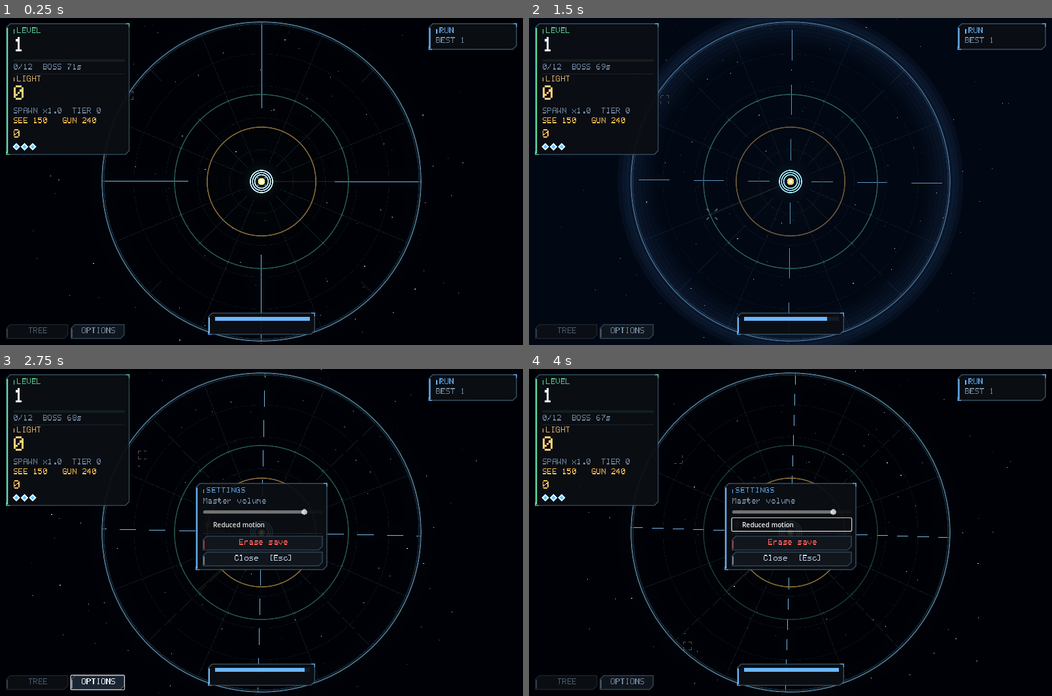
Above: before the commit, frames 1-4 (two rows, left to right).
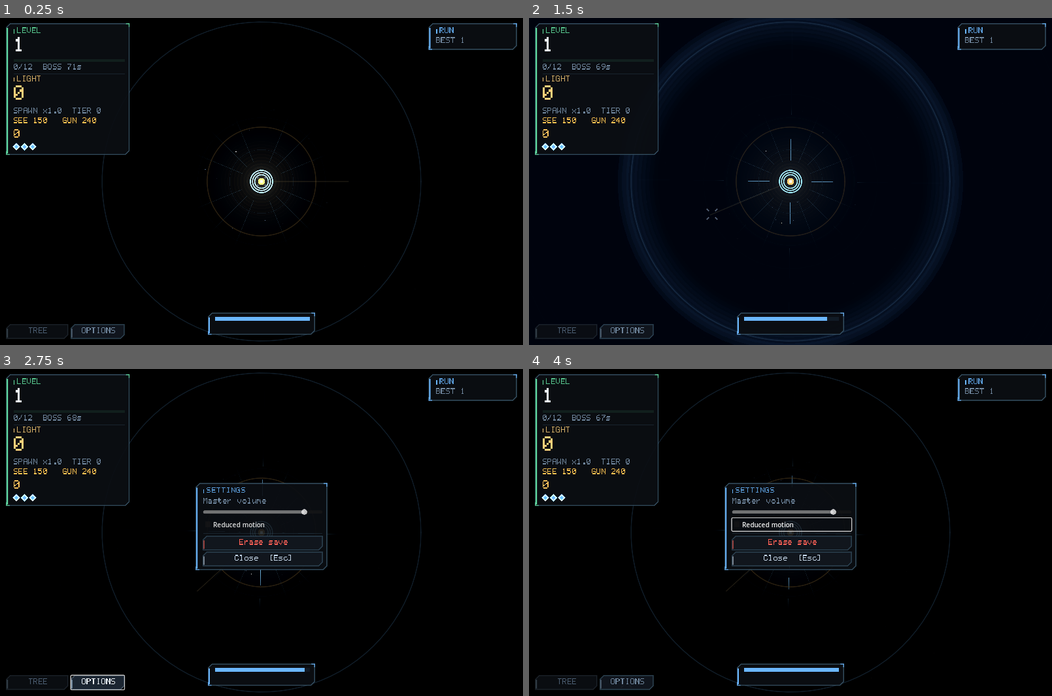
Above: after the commit, the same moments.

Repository: joseph-bergin/bloom
Game: Godot game, scene res://scenes/Main.tscn
Two runs of this game, one before a commit and one after it. Both use one fixed random seed, a clock stepped at 60 frames per second and the inputs below.
Inputs (mouse positions are in pixels of both pictures, inside the frame that each line leads up to):
- Up to frame 1 (0.25 s): no input
- Up to frame 2 (1.5 s): tap Enter at 0.5 s; move the mouse to (905, 165) at 0.52 s; hold Space (douse) 0.53-1.25 s; click (905, 165) at 0.67 s; drag from (685, 197) to (764, 246) at 1.27 s
- Up to frame 3 (2.75 s): click "OPTIONS" at 2 s
- Up to frame 4 (4 s): click "Reduced motion" at 2.75 s; click "Reduced motion" at 3.5 s

The runs differ from the first frame. In frame 1, 2.7% of the frame differs, in the area x 6-89%, y 1-100%; in frame 2, 2.3%; in frame 3, 2.5%; in frame 4, 2.5%.

Commit message:
Real darkness, and hiding blinds you
Drawing unseen contacts as hollow outlines was the wrong call: it only
relabelled the information. The player still knew exactly where everything
was, so the dark cost them nothing and the sight system had no teeth.

There is now actual darkness. A shader lays it over the field with a
feathered hole where the light reaches, and contacts outside are not drawn
at all. The lit area is a warm pool with real falloff rather than a ring
with a boundary, so light reads as something the bloom casts.

Two things stay visible above the darkness. The arena boundary and its four
cardinals, because blacking out enemy positions is the point and blacking
out the walls is just disorienting — they say where you are, never what is
coming. And the boss, which carries its own glow; losing track of the thing
the level is about would read as a bug.

Hiding pulls sight in to 40% on top of the luminance it already cuts, so
being safe and being blind are the same act. Douse used to cost income and
nothing else.

Co-Authored-By: Claude Opus 5 <noreply@anthropic.com>

Diff:
--- a/autoload/constants.gd
+++ b/autoload/constants.gd
@@ -34,6 +34,10 @@
 ## Once the meter empties you cannot hide again until it has refilled this
 ## far. Without it, holding the key at zero flickers in and out every frame.
 var DOUSE_RECOVER: float = 0.45
+
+## Hiding pulls the light in around you. Being safe and being blind are the
+## same act — without this, Douse had almost no cost beyond lost income.
+var DOUSE_SIGHT_MULT: float = 0.40
 
 var DOUSE_FACTOR: float = 0.10
 var DOUSE_DRAIN: float = 0.20        # meter per second held
--- a/scenes/field/BackdropLayer.gd
+++ b/scenes/field/BackdropLayer.gd
@@ -78,15 +78,21 @@
 	# A faint inner glow just inside the rim, so the edge reads as an edge.
 	draw_arc(Vector2.ZERO, R - 5.0, 0.0, TAU, 96, Color(0.09, 0.15, 0.19), 3.0, false)
 
-	# --- what your light reaches: the edge of what you can fight ---
-	var sight: float = Sight.radius(GameState.s)
-	var steps: int = 10
+	# --- the pool of light you actually see by ---
+	var s: GameStateData = GameState.s
+	var sight: float = Sight.radius(s)
+	var hidden: bool = s.is_dousing()
+	# Warm when you are burning, cold when you have pulled the light in.
+	var tint: Color = Color(0.30, 0.44, 0.72) if hidden else Color(1.0, 0.74, 0.34)
+	var steps: int = 16
 	for i in range(steps):
 		var t: float = float(i) / float(steps)
-		draw_arc(Vector2.ZERO, sight * (0.55 + t * 0.45), 0.0, TAU, 64,
-			Color(0.15, 0.13, 0.09, 0.055 * (1.0 - t)),
-			(sight * 0.45) / float(steps) + 2.0, false)
-	draw_arc(Vector2.ZERO, sight, 0.0, TAU, 96, Color(0.52, 0.42, 0.22), 1.6, true)
+		# Brightest at the middle, falling away to nothing at the edge.
+		var a: float = 0.055 * pow(1.0 - t, 1.7)
+		draw_arc(Vector2.ZERO, sight * (0.06 + t * 0.94), 0.0, TAU, 56,
+			Color(tint.r, tint.g, tint.b, a),
+			(sight * 0.94) / float(steps) + 2.0, false)
+	draw_arc(Vector2.ZERO, sight, 0.0, TAU, 96, tint * 0.55, 1.4, true)
 
 	# --- turret reach: the promise the player aims inside of ---
 	var reach: float = Stats.turret_range
--- a/scenes/field/ContactLayer.gd
+++ b/scenes/field/ContactLayer.gd
@@ -18,17 +18,11 @@
 	var bars := PackedVector2Array()
 	var bar_cols := PackedColorArray()
 
-	var boss: Contact = null
-	var unseen := PackedVector2Array()
-	var unseen_cols := PackedColorArray()
 	for c in s.contacts:
-		if c.is_boss:
-			boss = c
-			continue
-		if not Sight.can_see(s, c):
-			# Out past the light: you know something is there and nothing
-			# more. No tier, no health, and the turret will not take it.
-			_add_silhouette(unseen, unseen_cols, c)
+		# The boss draws above the darkness, on its own layer. Everything
+		# past the light simply is not drawn — an outline out there told
+		# the player exactly what the dark was supposed to be hiding.
+		if c.is_boss or not Sight.can_see(s, c):
 			continue
 		var col: Color = UITheme.tier_colour(c.tier)
 		var hurt: float = c.hp / maxf(c.max_hp, 0.001)
@@ -50,48 +44,6 @@
 		RenderingServer.canvas_item_add_triangle_array(get_canvas_item(), idx, pts, cols)
 	if not bars.is_empty():
 		draw_multiline_colors(bars, bar_cols, 2.0)
-	if not unseen.is_empty():
-		draw_multiline_colors(unseen, unseen_cols, 1.6)
-	if boss != null:
-		_draw_boss(boss)
-
-## The boss must be unmistakable at a glance: bigger, rotating, ringed.
-func _draw_boss(c: Contact) -> void:
-	var hurt: float = c.hp / maxf(c.max_hp, 0.001)
-	var col: Color = UITheme.tier_colour(c.tier) * (0.70 + hurt * 0.55)
-	if c.flash > 0.0:
-		col = col.lerp(Color(1.0, 0.98, 0.9), c.flash * 0.6) * (1.0 + c.flash * 0.7)
-	var r: float = c.radius
-	var body := PackedVector2Array()
-	for i in range(4):
-		var a: float = _t * 0.6 + float(i) * PI * 0.5 + PI * 0.25
-		body.append(c.pos + Vector2(cos(a), sin(a)) * r)
-	draw_colored_polygon(body, col)
-	body.append(body[0])
-	draw_polyline(body, Color(1.0, 0.72, 0.45) * 1.15, 2.4, true)
-
-	var pulse: float = 1.0 + 0.06 * sin(_t * 4.0)
-	var ring: float = r * 1.5 * pulse
-	draw_arc(c.pos, ring, 0.0, TAU, 40, Color(0.5, 0.16, 0.14), 2.0, true)
-	# Its own health ring, so progress is readable without the top bar.
-	draw_arc(c.pos, ring, -PI * 0.5, -PI * 0.5 + TAU * hurt, 40,
-		Color(1.0, 0.55, 0.35) * 1.25, 3.0, true)
-
-## An unseen contact is drawn as an open bracket rather than a filled
-## square: the same footprint, none of the information.
-func _add_silhouette(pts: PackedVector2Array, cols: PackedColorArray, c: Contact) -> void:
-	var r: float = c.radius
-	var col := Color(0.34, 0.30, 0.34)
-	var corners: Array[Vector2] = [
-		Vector2(-r, -r), Vector2(r, -r), Vector2(r, r), Vector2(-r, r)]
-	for i in range(4):
-		var a: Vector2 = c.pos + corners[i]
-		var b: Vector2 = c.pos + corners[(i + 1) % 4]
-		var d: Vector2 = (b - a) * 0.34
-		pts.append(a); pts.append(a + d)
-		cols.append(col)
-		pts.append(b - d); pts.append(b)
-		cols.append(col)
 
 func _add_square(pts: PackedVector2Array, cols: PackedColorArray,
 		idx: PackedInt32Array, centre: Vector2, r: float, col: Color) -> void:
--- /dev/null
+++ b/scenes/field/DarknessLayer.gd
@@ -0,0 +1,31 @@
+extends Node2D
+## Everything past your light is genuinely not there to see. The lit radius
+## is driven by Sight.radius(), so hiding — which cuts luminance hard — pulls
+## the darkness right in around you.
+
+const COVER := 1.7   # multiples of the field radius the veil has to span
+
+var _rect: ColorRect
+var _mat: ShaderMaterial
+var _shown: float = -1.0
+
+func _ready() -> void:
+	var span: float = Constants.FIELD_RADIUS * COVER
+	_rect = ColorRect.new()
+	_rect.position = Vector2(-span, -span)
+	_rect.size = Vector2(span * 2.0, span * 2.0)
+	_rect.mouse_filter = Control.MOUSE_FILTER_IGNORE
+	_mat = ShaderMaterial.new()
+	_mat.shader = load("res://scenes/field/shaders/darkness.gdshader")
+	_rect.material = _mat
+	add_child(_rect)
+
+func _process(delta: float) -> void:
+	var span: float = Constants.FIELD_RADIUS * COVER * 2.0
+	var want: float = Sight.radius(GameState.s)
+	# Eased, so going dark reads as the light closing in rather than a cut.
+	_shown = want if _shown < 0.0 else move_toward(_shown, want, delta * 900.0)
+	_mat.set_shader_parameter("sight_uv", _shown / span)
+	# A wider feather on a bigger pool keeps the edge looking like falloff
+	# rather than a drawn circle.
+	_mat.set_shader_parameter("feather", clampf(_shown / span * 0.42, 0.012, 0.10))
--- a/scenes/field/FieldView.tscn
+++ b/scenes/field/FieldView.tscn
@@ -1,11 +1,13 @@
-[gd_scene load_steps=10 format=3]
+[gd_scene load_steps=12 format=3]
 
 [ext_resource type="Script" path="res://scenes/field/FieldView.gd" id="1_fv"]
 [ext_resource type="Script" path="res://scenes/field/GlowRig.gd" id="2_glow"]
 [ext_resource type="Script" path="res://scenes/field/BackdropLayer.gd" id="3_back"]
 [ext_resource type="Script" path="res://scenes/field/ContactLayer.gd" id="4_contact"]
 [ext_resource type="Script" path="res://scenes/field/ProjectileLayer.gd" id="5_proj"]
-[ext_resource type="Script" path="res://scenes/field/PlayerBloom.gd" id="6_bloom"]
+[ext_resource type="Script" path="res://scenes/field/DarknessLayer.gd" id="6_dark"]
+[ext_resource type="Script" path="res://scenes/field/ForegroundLayer.gd" id="6b_fore"]
+[ext_resource type="Script" path="res://scenes/field/PlayerBloom.gd" id="6c_bloom"]
 [ext_resource type="Script" path="res://scenes/field/ImpactLayer.gd" id="7_impact"]
 [ext_resource type="Script" path="res://scenes/field/ReticleLayer.gd" id="8_reticle"]
 [ext_resource type="Script" path="res://scenes/field/OverlayLayer.gd" id="9_overlay"]
@@ -27,8 +29,14 @@
 [node name="ProjectileLayer" type="Node2D" parent="."]
 script = ExtResource("5_proj")
 
+[node name="DarknessLayer" type="Node2D" parent="."]
+script = ExtResource("6_dark")
+
+[node name="ForegroundLayer" type="Node2D" parent="."]
+script = ExtResource("6b_fore")
+
 [node name="PlayerBloom" type="Node2D" parent="."]
-script = ExtResource("6_bloom")
+script = ExtResource("6c_bloom")
 
 [node name="ImpactLayer" type="Node2D" parent="."]
 script = ExtResource("7_impact")
--- /dev/null
+++ b/scenes/field/ForegroundLayer.gd
@@ -0,0 +1,59 @@
+extends Node2D
+## What stays visible in the dark: the arena and the boss.
+##
+## Blacking out enemy positions is the point of the darkness. Blacking out
+## the walls is just disorienting, so the boundary and its cardinals are
+## drawn faintly over the top as a fixed reference — they say where you
+## are, never what is coming.
+
+var _t: float = 0.0
+
+func _process(delta: float) -> void:
+	_t += delta
+	queue_redraw()
+
+func _draw() -> void:
+	_draw_horizon()
+	_draw_boss()
+
+func _draw_horizon() -> void:
+	var R: float = Constants.FIELD_RADIUS
+	draw_arc(Vector2.ZERO, R, 0.0, TAU, 96, Color(0.13, 0.20, 0.26, 0.55), 1.4, true)
+	var spokes := PackedVector2Array()
+	var cols := PackedColorArray()
+	for i in range(4):
+		var a: float = TAU * float(i) / 4.0
+		var d := Vector2(cos(a), sin(a))
+		spokes.append(d * (R * 0.90))
+		spokes.append(d * R)
+		cols.append(Color(0.16, 0.24, 0.30, 0.5))
+	draw_multiline_colors(spokes, cols, 1.0)
+
+func _draw_boss() -> void:
+	var c: Contact = GameState.s.boss()
+	if c == null:
+		return
+	var hurt: float = c.hp / maxf(c.max_hp, 0.001)
+	var col: Color = UITheme.tier_colour(c.tier) * (0.70 + hurt * 0.55)
+	if c.flash > 0.0:
+		col = col.lerp(Color(1.0, 0.98, 0.9), c.flash * 0.6) * (1.0 + c.flash * 0.7)
+	var r: float = c.radius
+
+	# Its own glow, so it lights itself out in the black.
+	for i in range(5):
+		var t: float = float(i) / 5.0
+		draw_circle(c.pos, r * (1.6 + t * 2.4), col * (0.06 * (1.0 - t)))
+
+	var body := PackedVector2Array()
+	for i in range(4):
+		var a: float = _t * 0.6 + float(i) * PI * 0.5 + PI * 0.25
+		body.append(c.pos + Vector2(cos(a), sin(a)) * r)
+	draw_colored_polygon(body, col)
+	body.append(body[0])
+	draw_polyline(body, Color(1.0, 0.72, 0.45) * 1.15, 2.4, true)
+
+	var pulse: float = 1.0 + 0.06 * sin(_t * 4.0)
+	var ring: float = r * 1.5 * pulse
+	draw_arc(c.pos, ring, 0.0, TAU, 40, Color(0.5, 0.16, 0.14), 2.0, true)
+	draw_arc(c.pos, ring, -PI * 0.5, -PI * 0.5 + TAU * hurt, 40,
+		Color(1.0, 0.55, 0.35) * 1.25, 3.0, true)
--- /dev/null
+++ b/scenes/field/shaders/darkness.gdshader
@@ -0,0 +1,17 @@
+shader_type canvas_item;
+
+// Real darkness outside the lit radius. Drawing unseen contacts as
+// silhouettes only relabelled the information — the player still knew
+// exactly where everything was. This removes it instead.
+
+uniform float sight_uv = 0.18;      // lit radius, in UV units
+uniform float feather = 0.05;       // how soft the edge of the light is
+uniform vec4 dark : source_color = vec4(0.008, 0.010, 0.016, 1.0);
+uniform float max_dark = 0.985;     // never quite pitch black
+
+void fragment() {
+	float d = distance(UV, vec2(0.5));
+	// 1 inside the light, 0 outside, feathered across the boundary.
+	float lit = 1.0 - smoothstep(sight_uv - feather, sight_uv + feather, d);
+	COLOR = vec4(dark.rgb, (1.0 - lit) * max_dark);
+}
--- a/sim/systems/sight.gd
+++ b/sim/systems/sight.gd
@@ -14,8 +14,13 @@
 ## only tells you what is coming.
 
 static func radius(s: GameStateData) -> float:
-	return Constants.VISION_BASE + sqrt(maxf(s.effective_luminance(), 0.0)) \
-		* Constants.VISION_LUM_SCALE + Stats.vision_add
+	var r: float = Constants.VISION_BASE \
+		+ sqrt(maxf(s.effective_luminance(), 0.0)) * Constants.VISION_LUM_SCALE \
+		+ Stats.vision_add
+	# Hiding pulls the light in hard. Safe and blind are the same act.
+	if s.is_dousing():
+		r *= Constants.DOUSE_SIGHT_MULT
+	return r
 
 ## The distance at which the turret can actually engage: the nearer of the
 ## two. Displayed in the HUD so the player can see which one is binding.
--- a/tests/suite.gd
+++ b/tests/suite.gd
@@ -237,6 +237,18 @@
 	Luminance.tick(s, 0.0)
 	ok(Sight.radius(s) > before, "dark adaptation extends sight")
 	near(s.luminance, 0.0, 0.001, "and emits nothing doing it")
+
+## Being safe and being blind are the same act.
+func test_hiding_pulls_the_light_in() -> void:
+	var s := fresh()
+	GameState.s = s
+	own(s, &"burn_entry", 6)
+	Luminance.tick(s, 0.0)
+	var open_sight: float = Sight.radius(s)
+	s.dousing = true
+	s.douse_meter = 1.0
+	ok(Sight.radius(s) < open_sight * 0.6,
+		"hiding costs most of your sight, not a trim")
 
 # --- turret --------------------------------------------------------------
 
Not shown, changed: README.md
